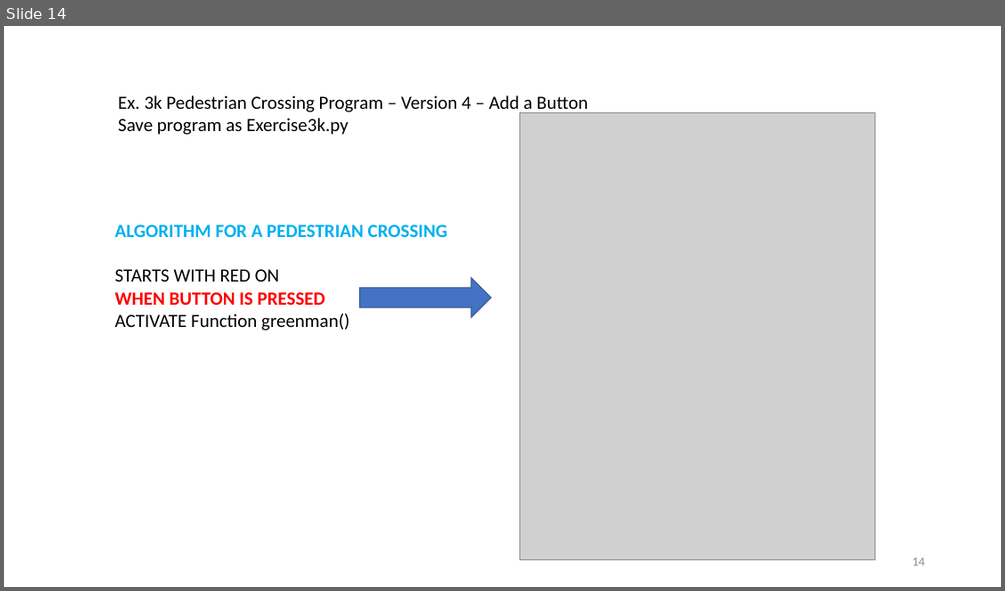
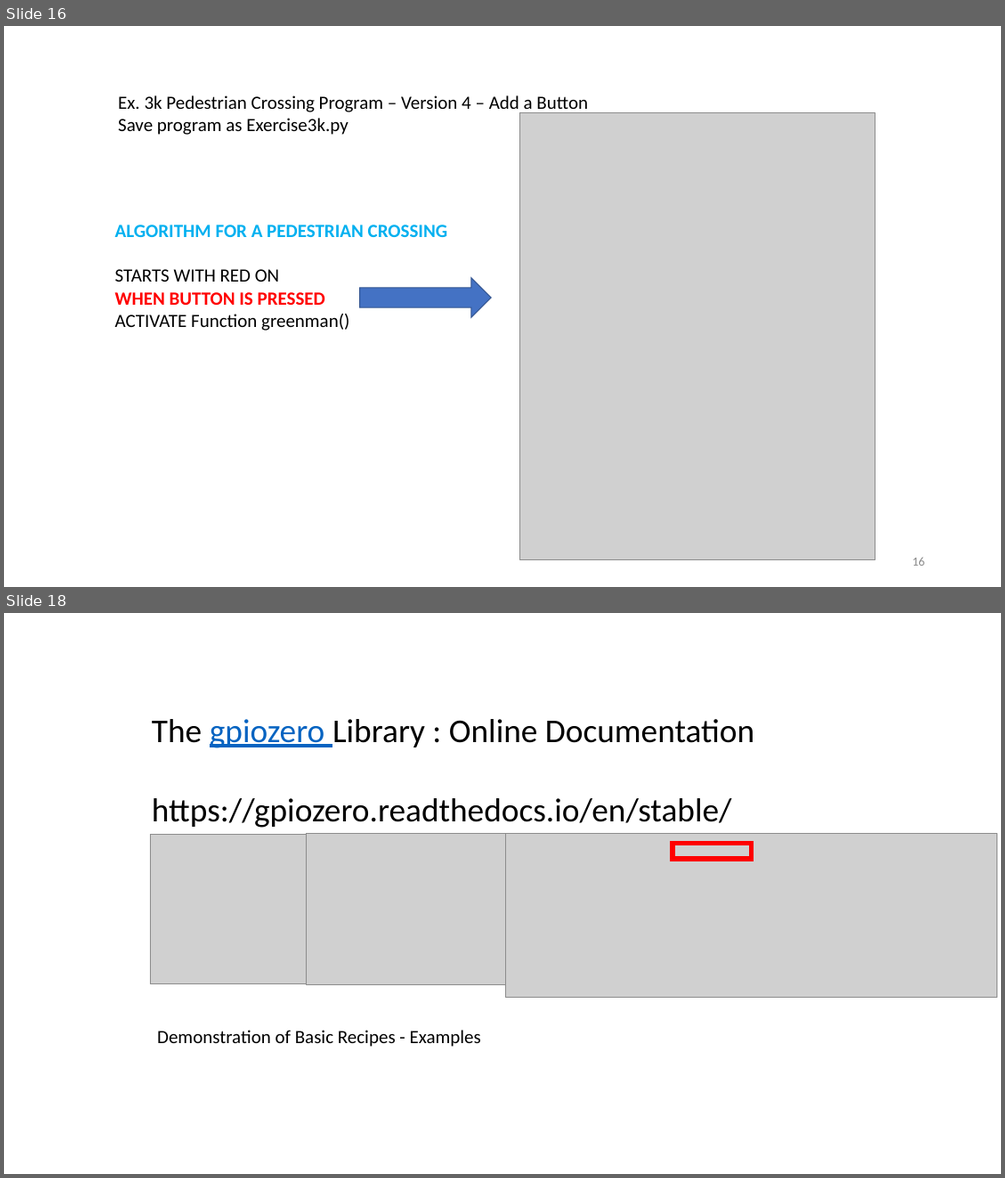
Before and after one commit to ssgoh/Intro_To_Raspberry_Pi, a slide deck: Week 2/021 - Lesson 2 - Pedestrian Crossing (WEEK 2).pptx. Shown one above the other, each under a label of ours: slide 14 before the commit, slides 16 and 18 after it; the slides between them are not shown. The pictures are 1005x591 and 1005x1178 pixels, drawn with LibreOffice and Linux fonts; fonts in the diff are those of the drawing; grey boxes stand for pictures. Boxes give left, top, right and bottom in pixels: in the first picture for what was removed or moved away, otherwise in the second. Text is boxed around its words. In the diff, an @@ line names an element or a change of style, - is before the commit and + after.

```diff
--- a/Week 2/021 - Lesson 2 - Pedestrian Crossing (WEEK 2).pptx
+++ b/Week 2/021 - Lesson 2 - Pedestrian Crossing (WEEK 2).pptx
@@ slide 18 added at [4,613,1001,1174], background #FFFFFF @@
@@ text added at [152,719,754,827], 32 pt, text #000000 @@
+The gpiozero Library : Online Documentation
+https://gpiozero.readthedocs.io/en/stable/
@@ picture added at [150,834,692,984] @@
@@ picture added at [306,834,841,985] @@
@@ picture added at [506,834,997,997] @@
@@ rectangle added at [672,844,751,859], outline #FF0000 5 pt @@
@@ text added at [157,1030,481,1046], 18 pt, text #000000 @@
+Demonstration of Basic Recipes - Examples
@@ what was slide 14 is now slide 16 @@
@@ page number at [912,557,924,565]: text changed @@
-14
+16
```
Also in this commit, not shown: 1 slide changed, 6 other slides added, 3 other files.
